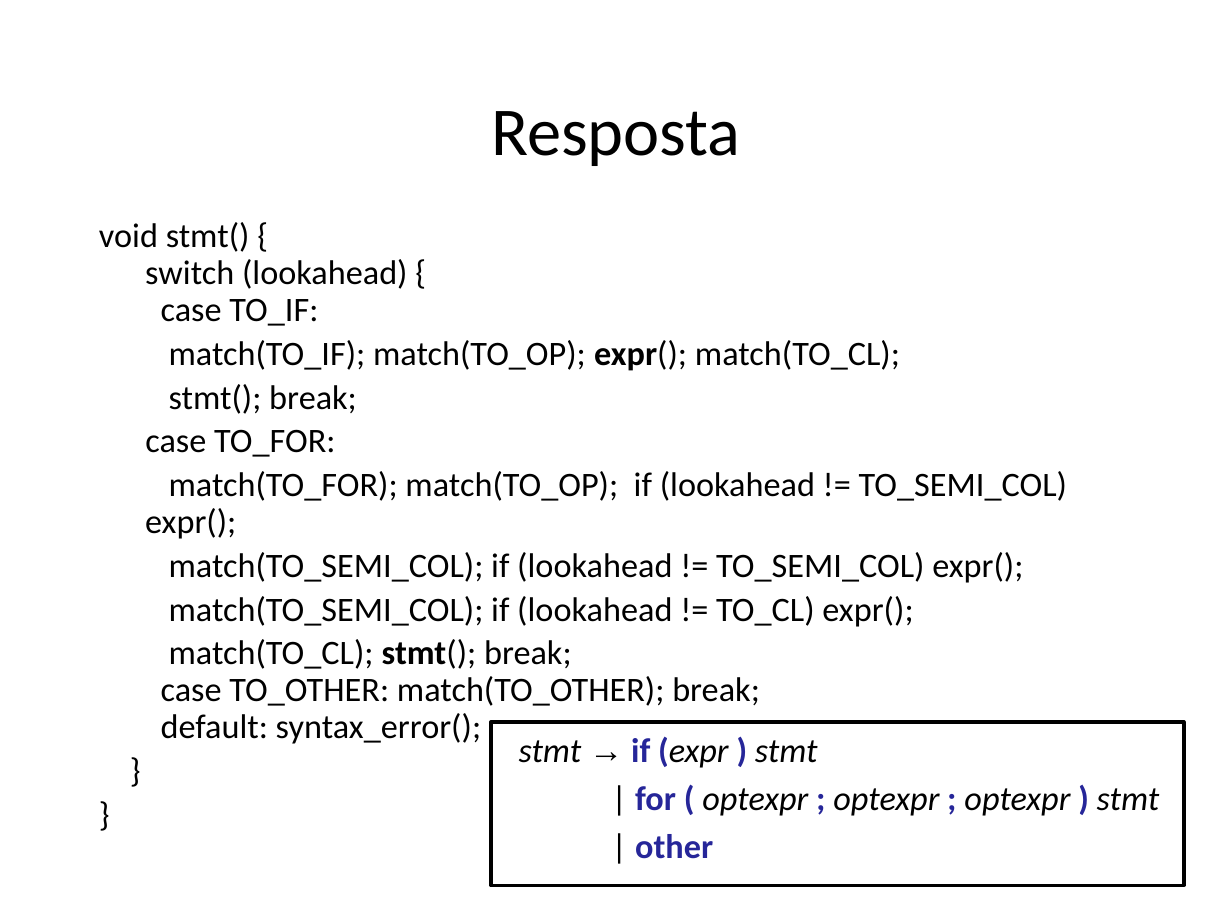
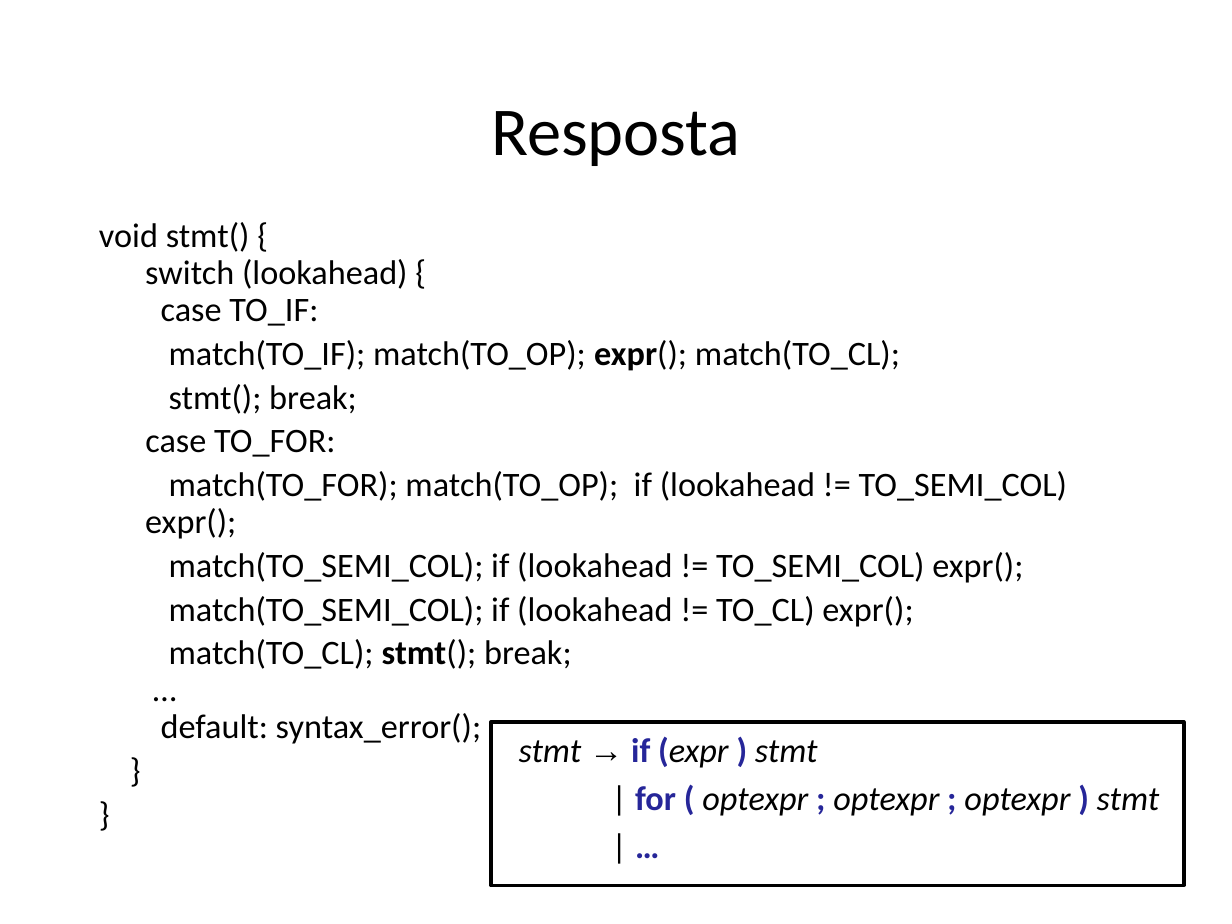
Before and after one commit to damorim/compilers-cin, a slide deck: slide 43 of slides-aulas/conceitos-basicos.pptx. Drawn at 1232x924 pixels with LibreOffice and Linux fonts; fonts in the diff are those of the drawing. Boxes give left, top, right and bottom in pixels: in the first picture for what was removed or moved away, otherwise in the second. Text is boxed around its words. In the diff, an @@ line names an element or a change of style, - is before the commit and + after.

```diff
--- a/slides-aulas/conceitos-basicos.pptx
+++ b/slides-aulas/conceitos-basicos.pptx
@@ text at <box>161,639,572,744</box>: text changed @@
-match(TO_CL); stmt(); break;
-case TO_OTHER: match(TO_OTHER); break;
-default: syntax_error();
+match(TO_CL); stmt(); break;
+…
+default: syntax_error();
@@ text in rectangle at <box>635,834,713,859</box>: text changed; text colour #262699 to #000000; bold off @@
-| other
+| …
```
Also in this commit, not shown: 5 other slides changed, 2 slides added.
